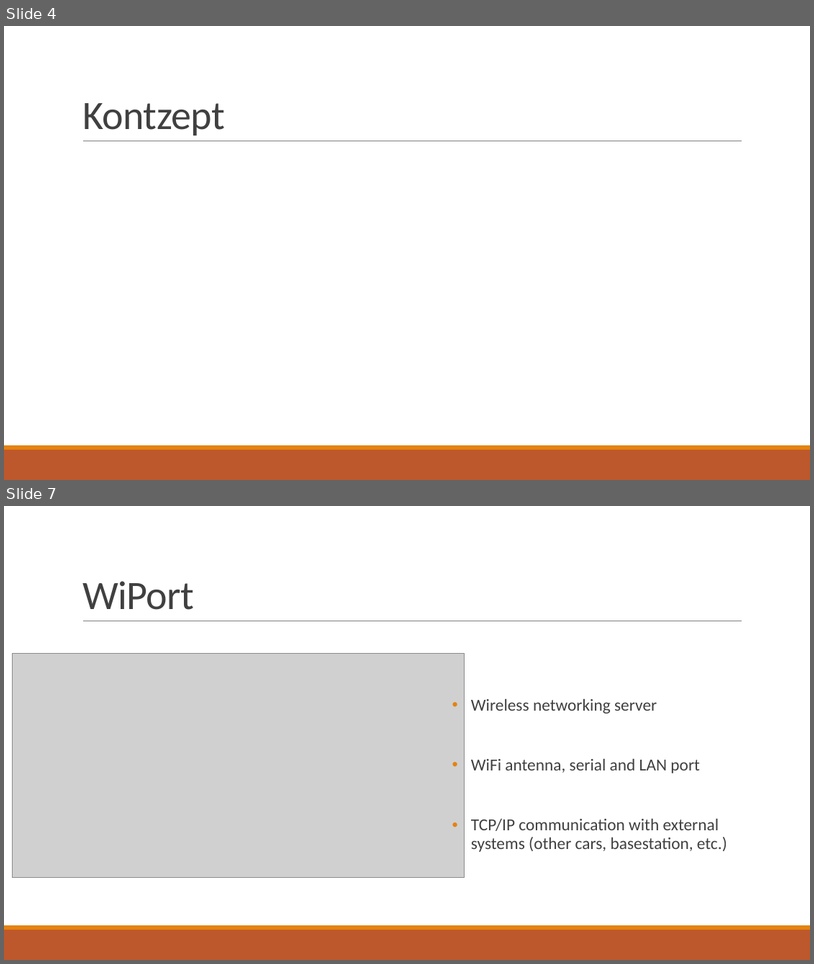
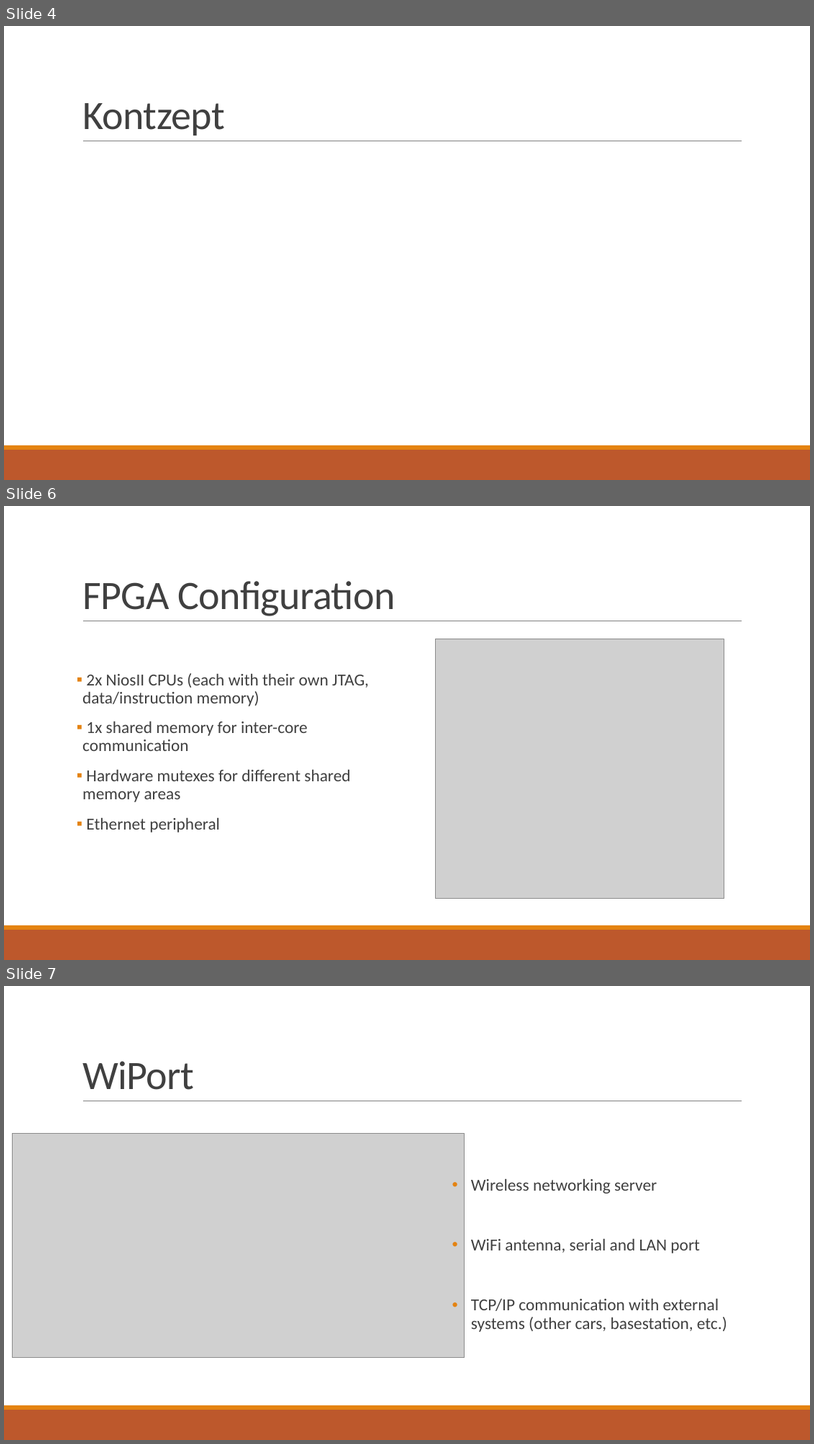
Before and after one commit to fjanssen/Car2X, a slide deck: doc/MidTerm.pptx. Shown one above the other, each under a label of ours: slides 4 and 7 before the commit, slides 4, 6 and 7 after it; the slides between them are not shown. The pictures are 814x964 and 814x1444 pixels, drawn with LibreOffice and Linux fonts; fonts in the diff are those of the drawing; grey boxes stand for pictures. Boxes give left, top, right and bottom in pixels: in the first picture for what was removed or moved away, otherwise in the second. Text is boxed around its words. In the diff, an @@ line names an element or a change of style, - is before the commit and + after.

Commit message:
Adds Comm flow, goals, fpga config to midterm presentation

```diff
--- a/doc/MidTerm.pptx
+++ b/doc/MidTerm.pptx
@@ slide 6 added at bbox=[4, 506, 810, 960], background #FFFFFF; not listed: 3 template elements that a slide beside it also shows @@
@@ title added at bbox=[82, 581, 395, 616], 48 pt, text #404040 @@
+FPGA Configuration
@@ picture added at bbox=[436, 638, 725, 898] @@
@@ text added at bbox=[82, 673, 369, 832], 20 pt, text #404040 @@
+▪ 2x NiosII CPUs (each with their own JTAG, data/instruction memory)
+▪ 1x shared memory for inter-core communication
+▪ Hardware mutexes for different shared memory areas
+▪ Ethernet peripheral
```
Also in this commit, not shown: 1 slide changed, 2 other slides added, 3 slides removed, 1 other file.
